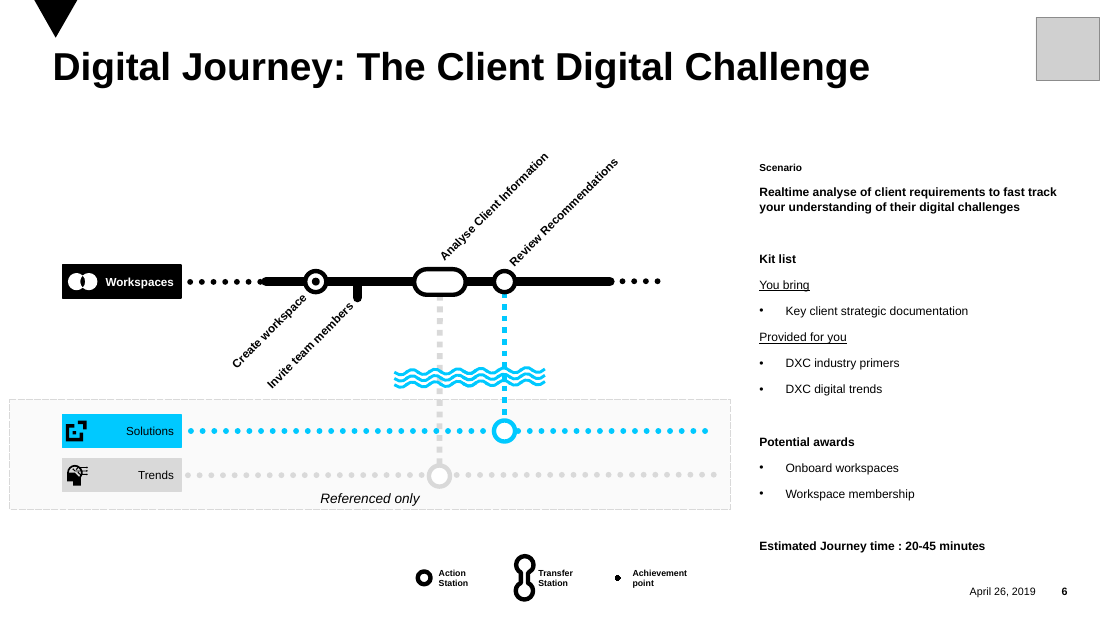
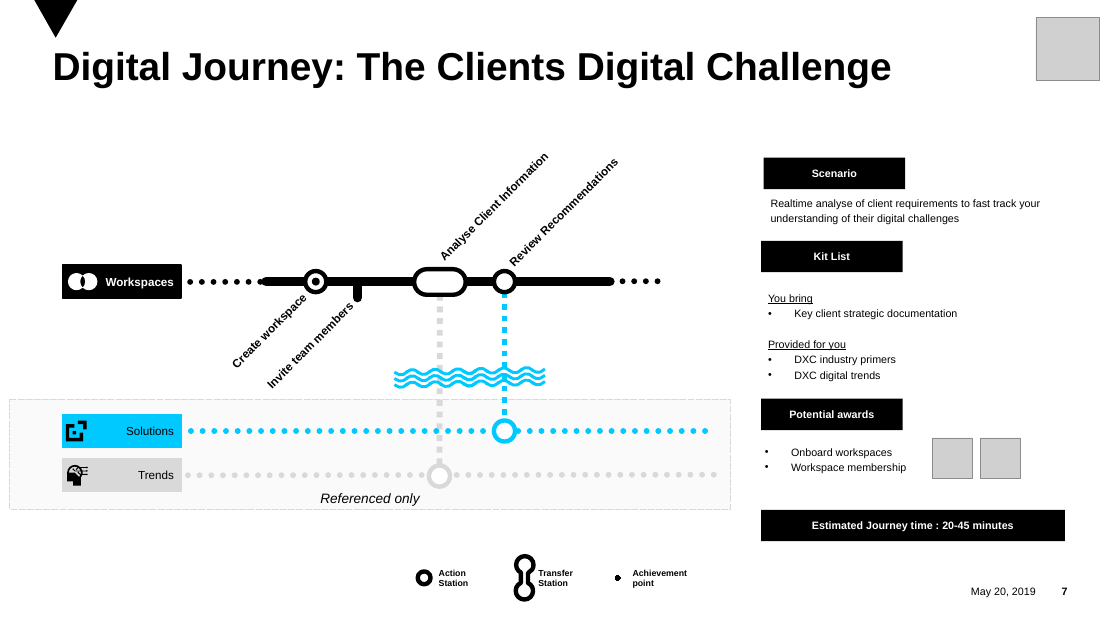
Before and after one commit to mshemadarshini/dxc-digitalexplorer, a slide deck: slide 7 of Presentations/DigitalJourneyMap.pptx (slide 6 before the commit). Drawn at 1120x630 pixels with LibreOffice and Linux fonts; fonts in the diff are those of the drawing; grey boxes stand for pictures; background and template pictures are left out. Boxes give left, top, right and bottom in pixels: in the first picture for what was removed or moved away, otherwise in the second. Text is boxed around its words. In the diff, an @@ line names an element or a change of style, - is before the commit and + after.

```diff
--- a/Presentations/DigitalJourneyMap.pptx
+++ b/Presentations/DigitalJourneyMap.pptx
@@ title at <box>52,51,892,88</box>: text changed @@
-Digital Journey: The Client Digital Challenge
+Digital Journey: The Clients Digital Challenge
@@ rectangle added at <box>764,158,905,189</box>, fill #000000, 11 pt, text #FFFFFF, bold @@
+Scenario
@@ text at <box>759,187,1057,263</box>: paragraphs removed @@
-Scenario
-Realtime analyse of client requirements to fast track your understanding of their digital challenges
-Kit list
@@ text added at <box>771,199,1040,225</box>, 11 pt, text #000000 @@
+Realtime analyse of client requirements to fast track your understanding of their digital challenges
@@ rectangle added at <box>761,241,902,272</box>, fill #000000, 11 pt, text #FFFFFF, bold @@
+Kit List
@@ text "You bring": place and size @@
-text "You bring" at <box>759,187,1057,553</box>
+text "You bring" at <box>768,294,957,381</box>
@@ text "You bring" at <box>768,294,957,381</box>: size 12.4 to 11 pt; line spacing 1 to 1.2; less space between paragraphs @@
@@ rectangle added at <box>761,399,902,430</box>, fill #000000, 11 pt, text #FFFFFF, bold @@
+Potential awards
@@ text at <box>759,437,985,553</box>: paragraphs removed @@
-Potential awards
-• Onboard workspaces
-• Workspace membership
-Estimated Journey time : 20-45 minutes
@@ text added at <box>791,448,906,474</box>, 11 pt, text #000000 @@
+• Onboard workspaces
+• Workspace membership
@@ picture added at <box>932,438,972,478</box> @@
@@ picture added at <box>980,438,1020,478</box> @@
@@ rectangle added at <box>761,510,1065,541</box>, fill #000000, 11 pt, text #FFFFFF, bold @@
+Estimated Journey time : 20-45 minutes
@@ text at <box>971,587,1036,597</box>: text changed @@
-April 26, 2019
+May 20, 2019
@@ page number at <box>1062,587,1068,595</box>: text changed @@
-6
+7
```
Also in this commit, not shown: 17 other slides changed, 4 slides added, 8 other files.
